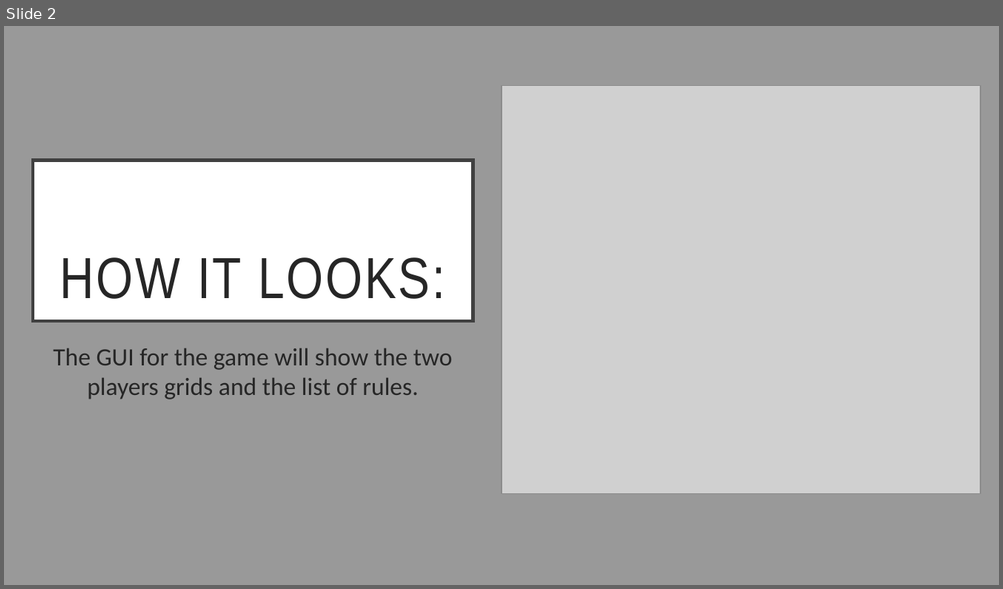
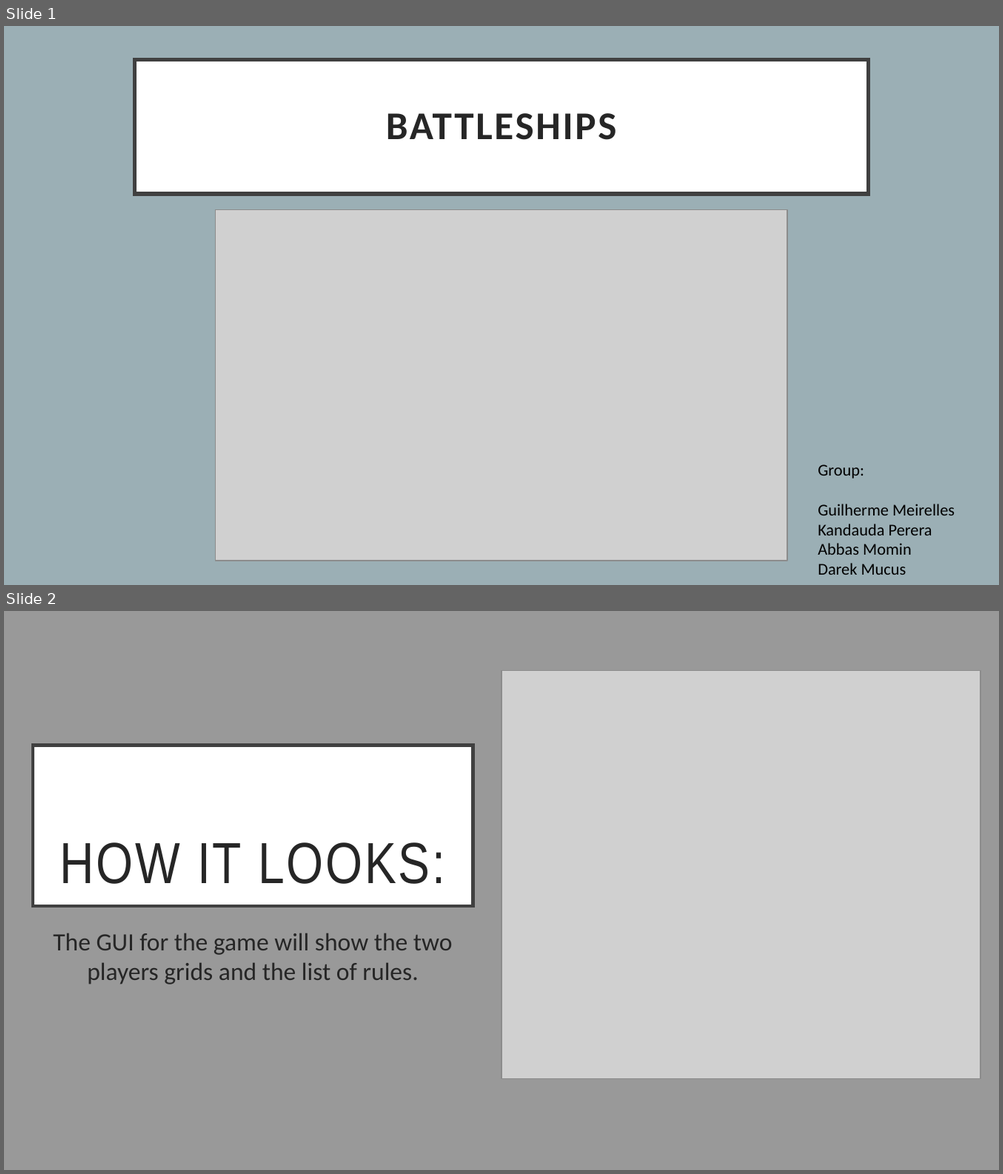
Before and after one commit to guilhermemmeirelles/Battleship, a slide deck: Presentation.pptx. Shown one above the other, each under a label of ours: slide 2 before the commit, slides 1 and 2 after it. The pictures are 1003x589 and 1003x1174 pixels, drawn with LibreOffice and Linux fonts; fonts in the diff are those of the drawing; grey boxes stand for pictures. Boxes give left, top, right and bottom in pixels: in the first picture for what was removed or moved away, otherwise in the second. Text is boxed around its words. In the diff, an @@ line names an element or a change of style, - is before the commit and + after.

```diff
--- a/Presentation.pptx
+++ b/Presentation.pptx
@@ slide 1 added at (4, 26, 999, 585), background #9BAFB5 @@
@@ title added at (134, 60, 868, 194), fill #FFFFFF, outline #404040 3 pt, 28.5 pt, text #262626, bold @@
+BATTLESHIPS
@@ picture added at (216, 210, 788, 561) @@
@@ text added at (817, 465, 954, 575), 12 pt, text #000000 @@
+Group:
+Guilherme Meirelles
+Kandauda Perera
+Abbas Momin
+Darek Mucus
```
Also in this commit, not shown: 5 slides changed, 2 slides removed, 6 other files.
